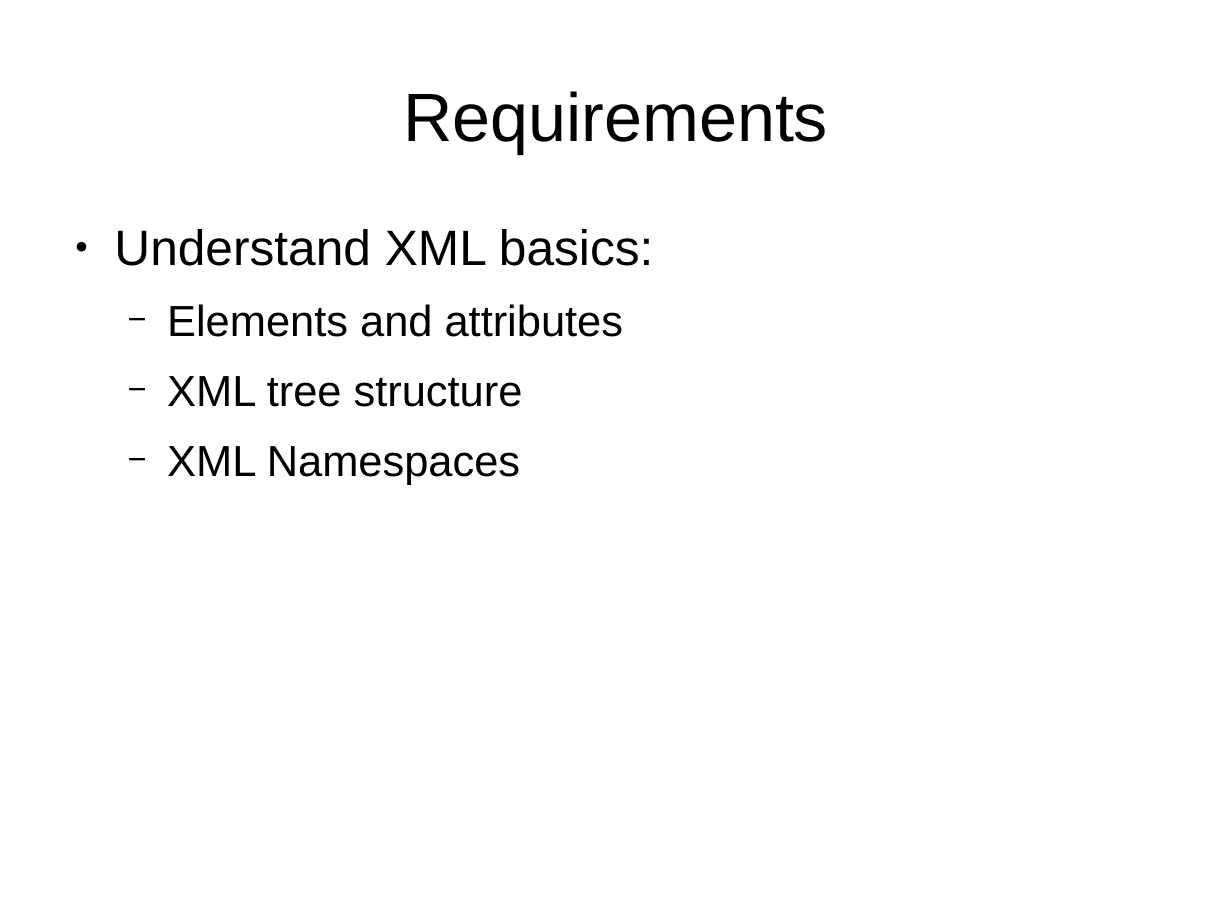
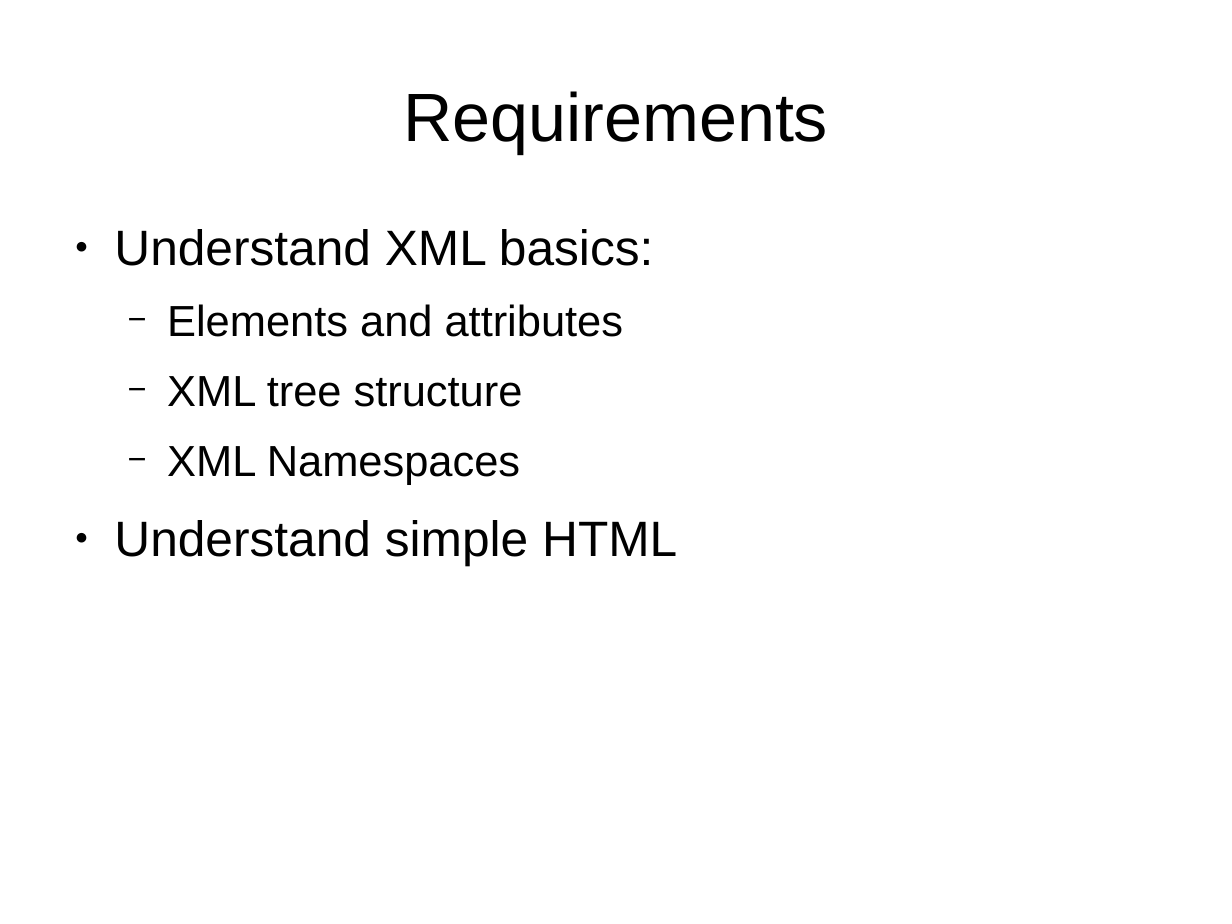
Before and after one commit to martindholmes/XSLT_workshops, a slide deck: slide 2 of intro/presentations/00_requirement_goals.odp. Drawn at 1232x924 pixels with LibreOffice and Linux fonts; fonts in the diff are those of the drawing. Boxes give left, top, right and bottom in pixels: in the first picture for what was removed or moved away, otherwise in the second. Text is boxed around its words. In the diff, an @@ line names an element or a change of style, - is before the commit and + after.

Commit message:
Adding requirement for basic HTML knowledge.

```diff
--- a/intro/presentations/00_requirement_goals.odp
+++ b/intro/presentations/00_requirement_goals.odp
@@ text at (114,520,677,566): paragraph added @@
+● Understand simple HTML
```
